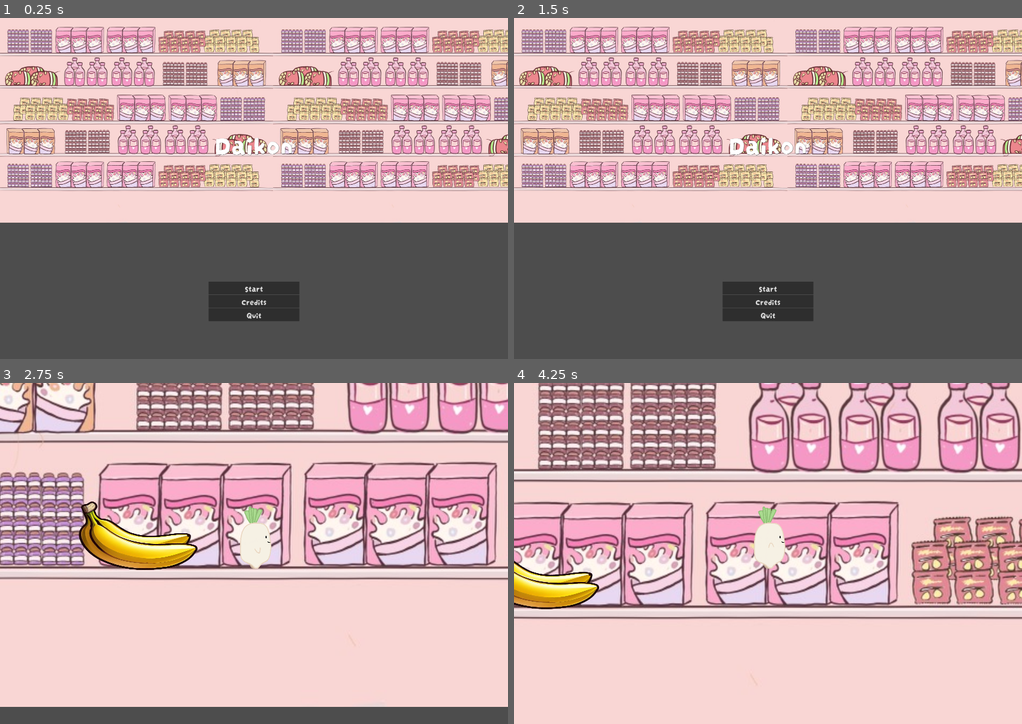
Above: before the commit, frames 1-4 (two rows, left to right).
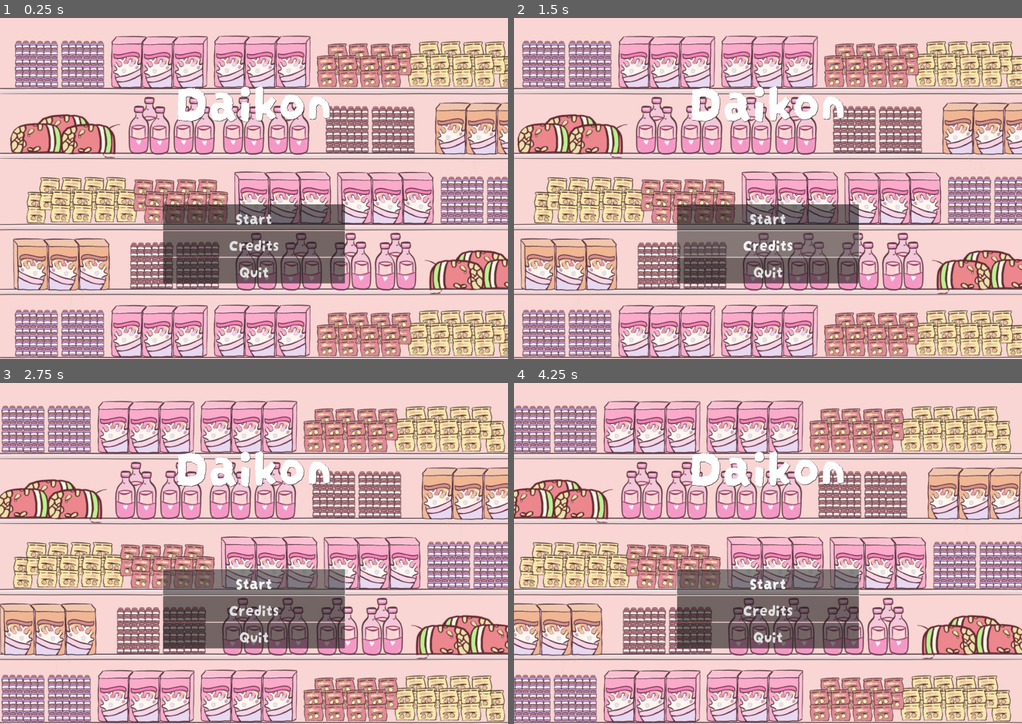
Above: after the commit, the same moments.

Repository: Boyquotes/daikon
Game: Godot game, scene res://menu.tscn
The game is run twice, just before and just after one commit, with the same random seed, the same clock (stepped at 60 frames per second) and the same inputs. Sound files missing from this copy of the repository are replaced by a short silence.
Inputs (mouse positions are in pixels of both pictures, inside the frame that each line leads up to):
- Up to frame 1 (0.25 s): no input
- Up to frame 2 (1.5 s): click "Credits" at 0.5 s; click (768, 249) at 1.25 s, where only the run before the commit has a clickable "Back to Main Menu"
- Up to frame 3 (2.75 s): click "Start" at 2 s
- Up to frame 4 (4.25 s): click (768, 580) at 2.75 s, where only the run after the commit has a clickable "Start"; tap Enter (ui_accept) at 3.5, 3.77 s; hold Right (ui_right) from 3.53 s (still down)

The runs differ from the first frame. In frame 1, 83% of the frame differs, in the area x 0-100%, y 2-100%; in frame 2, 83%; in frame 3, 75%; in frame 4, 77%.

Commit message:
Change scaling

Diff:
--- a/banana/banana.tscn
+++ b/banana/banana.tscn
@@ -3,13 +3,14 @@
 [ext_resource type="Texture2D" uid="uid://c3crrqxqb2852" path="res://assets/banana/banana.png" id="1_qp3p2"]
 
 [node name="Banana" type="RigidBody2D"]
+mass = 0.12
 center_of_mass_mode = 1
 
 [node name="Banana Sprite" type="Sprite2D" parent="."]
-position = Vector2(-38.9, -18.6)
+position = Vector2(-23.9, -35.6)
 scale = Vector2(-0.25, 0.2)
 texture = ExtResource("1_qp3p2")
 
 [node name="Banana Collision" type="CollisionPolygon2D" parent="."]
-position = Vector2(-66.9, -28.6)
+position = Vector2(-51.9, -45.6)
 polygon = PackedVector2Array(-16, 61, 27, 74, 73, 77, 104, 73, 132, 61, 148, 43, 136, 14, 116, 13, 91, 15, 56, 15, 33, 9, 17, 2, 0, -11, -13, -20, -28, -23, -56, -15, -64, -8, -69, 2, -67, 15, -58, 29, -46, 42, -31, 53)
--- a/menu.gd
+++ b/menu.gd
@@ -3,6 +3,9 @@
 
 @onready var tree = get_tree()
 @onready var audio = get_node('Music')
+@onready var button = get_node('Button')
+
+var scene = ''
 
 
 # Called when the node enters the scene tree for the first time.
@@ -16,11 +19,13 @@
 
 
 func _on_start_pressed():
-	tree.change_scene_to_file('level.tscn')
+	button.play()
+	scene = 'level.tscn'
 
 
 func _on_credits_pressed():
-	tree.change_scene_to_file('credits.tscn')
+	button.play()
+	scene = 'credits.tscn'
 
 
 func _on_quit_pressed():
@@ -29,3 +34,7 @@
 
 func _on_audio_stream_player_finished():
 	audio.play()
+
+
+func _on_button_finished():
+	tree.change_scene_to_file(scene)
--- a/menu.tscn
+++ b/menu.tscn
@@ -1,9 +1,10 @@
-[gd_scene load_steps=5 format=3 uid="uid://c03d6sdfa4h50"]
+[gd_scene load_steps=6 format=3 uid="uid://c03d6sdfa4h50"]
 
 [ext_resource type="Script" path="res://menu.gd" id="1_r2gwo"]
 [ext_resource type="FontFile" uid="uid://bwnkngnqnsxab" path="res://assets/fonts/DarumadropOne-Regular.ttf" id="2_ku3fh"]
 [ext_resource type="AudioStream" uid="uid://ujg2w1p1yf8m" path="res://assets/sounds/intro.wav" id="3_r4epq"]
 [ext_resource type="PackedScene" uid="uid://crg1cbjd6oqt6" path="res://bg/bg.tscn" id="4_x5rxj"]
+[ext_resource type="AudioStream" uid="uid://5tdjcduxm6bh" path="res://assets/sounds/button.mp3" id="5_bptye"]
 
 [node name="Menu" type="Control"]
 layout_mode = 3
@@ -74,7 +75,12 @@
 
 [node name="ParallaxBackground" parent="." instance=ExtResource("4_x5rxj")]
 
+[node name="Button" type="AudioStreamPlayer" parent="."]
+stream = ExtResource("5_bptye")
+volume_db = -20.0
+
 [connection signal="pressed" from="VBoxContainer/Start" to="." method="_on_start_pressed"]
 [connection signal="pressed" from="VBoxContainer/Credits" to="." method="_on_credits_pressed"]
 [connection signal="pressed" from="VBoxContainer/Quit" to="." method="_on_quit_pressed"]
 [connection signal="finished" from="Music" to="." method="_on_audio_stream_player_finished"]
+[connection signal="finished" from="Button" to="." method="_on_button_finished"]
--- a/player/player.gd
+++ b/player/player.gd
@@ -2,7 +2,8 @@
 
 
 const SPEED = 300.0
-const JUMP_VELOCITY = -500.0
+const JUMP_VELOCITY = -300.0
+const FORCE = -150.0
 
 # Get the gravity from the project settings to be synced with RigidBody nodes.
 var gravity = ProjectSettings.get_setting("physics/2d/default_gravity")
@@ -37,10 +38,7 @@
 		node.flip_h = true
 
 	if direction:
-		for i in body.get_slide_collision_count():
-			var col = body.get_slide_collision(i)
-			if col.get_collider() is RigidBody2D:
-				col.get_collider().apply_force(col.get_normal() * -5000)
+		check_rigidbody_collision(body)
 		velocity.x = direction * SPEED
 		if velocity.y == 0:
 			anim.play('Run')
@@ -53,3 +51,10 @@
 func _on_fallzone_body_entered(body):
 	if body.name == "Daikon":
 		get_tree().change_scene_to_file("res://level.tscn")
+
+
+func check_rigidbody_collision(body):
+	for i in body.get_slide_collision_count():
+			var col = body.get_slide_collision(i)
+			if col.get_collider() is RigidBody2D:
+				col.get_collider().apply_force(col.get_normal() * FORCE)
--- a/player/player.tscn
+++ b/player/player.tscn
@@ -127,7 +127,7 @@
 script = ExtResource("1_edm05")
 
 [node name="Camera2D" type="Camera2D" parent="."]
-zoom = Vector2(4, 4)
+zoom = Vector2(2.5, 2.5)
 limit_left = 0
 limit_top = 0
 limit_right = 2048
@@ -142,7 +142,7 @@
 position = Vector2(0, -29)
 scale = Vector2(0.07, 0.07)
 sprite_frames = SubResource("SpriteFrames_l800a")
-animation = &"Run"
+animation = &"Jump"
 frame = 1
 
 [node name="CollisionShape2D" type="CollisionShape2D" parent="."]
--- a/project.godot
+++ b/project.godot
@@ -19,7 +19,6 @@
 
 window/size/viewport_width=1900
 window/size/viewport_height=1280
-window/stretch/scale=0.5
 
 [rendering]
 
Not shown, added: assets/sounds/button.mp3.import
Not shown: 2 places in level.tscn that only renumber resources
Not shown, added: assets/sounds/button.mp3
